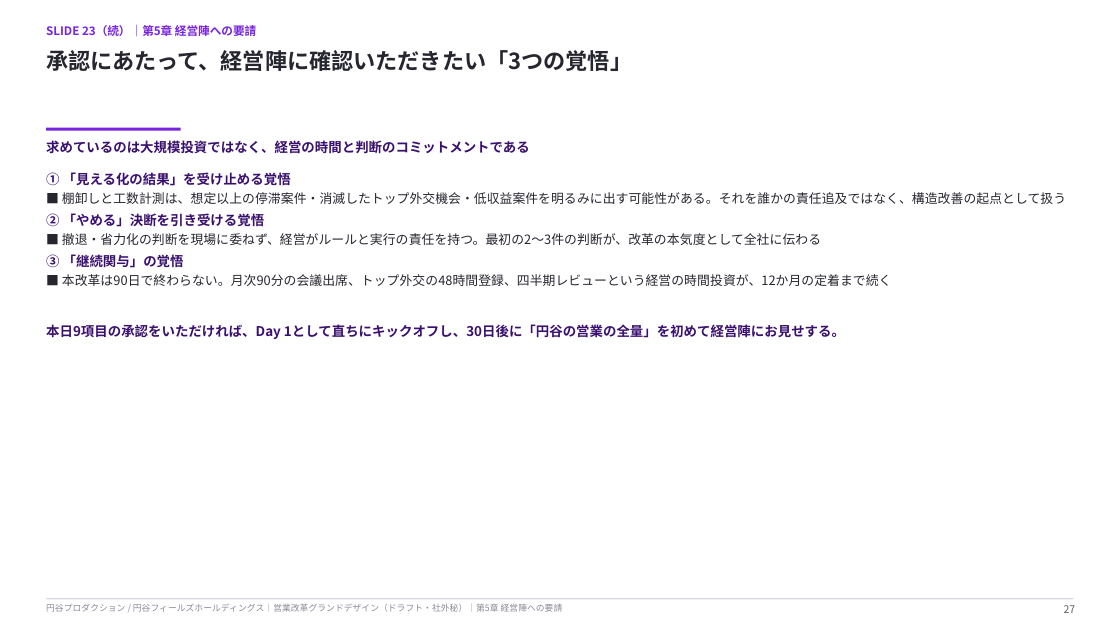
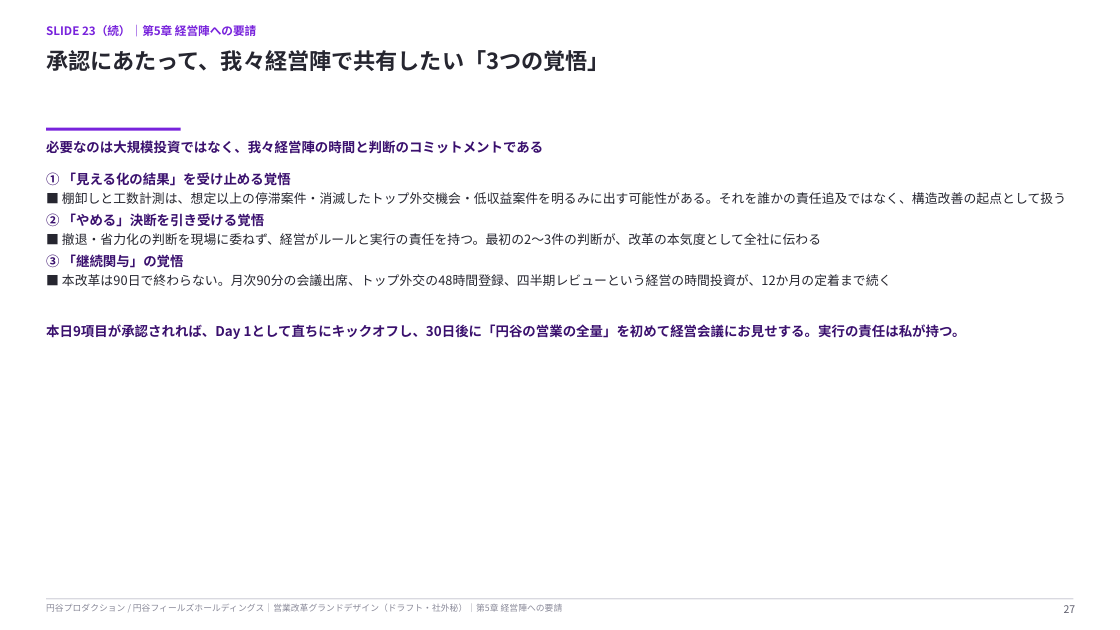
Before and after one commit to hayatoshintani-spe/kessho-lens, a slide deck: slide 27 of docs/営業改革グランドデザイン_円谷.pptx. Drawn at 1120x630 pixels with LibreOffice and Linux fonts; fonts in the diff are those of the drawing. Boxes give left, top, right and bottom in pixels: in the first picture for what was removed or moved away, otherwise in the second. Text is boxed around its words. In the diff, an @@ line names an element or a change of style, - is before the commit and + after.

```diff
--- a/docs/営業改革グランドデザイン_円谷.pptx
+++ b/docs/営業改革グランドデザイン_円谷.pptx
@@ text at box(46, 50, 610, 71): text changed @@
-承認にあたって、経営陣に確認いただきたい「3つの覚悟」
+承認にあたって、我々経営陣で共有したい「3つの覚悟」
@@ text at box(46, 140, 543, 154): text changed @@
-求めているのは大規模投資ではなく、経営の時間と判断のコミットメントである
+必要なのは大規模投資ではなく、我々経営陣の時間と判断のコミットメントである
@@ text at box(46, 324, 966, 339): text changed @@
-本日9項目の承認をいただければ、Day 1として直ちにキックオフし、30日後に「円谷の営業の全量」を初めて経営陣にお見せする。
+本日9項目が承認されれば、Day 1として直ちにキックオフし、30日後に「円谷の営業の全量」を初めて経営会議にお見せする。実行の責任は私が持つ。
```
Also in this commit, not shown: 26 other slides changed, 1 other file.
